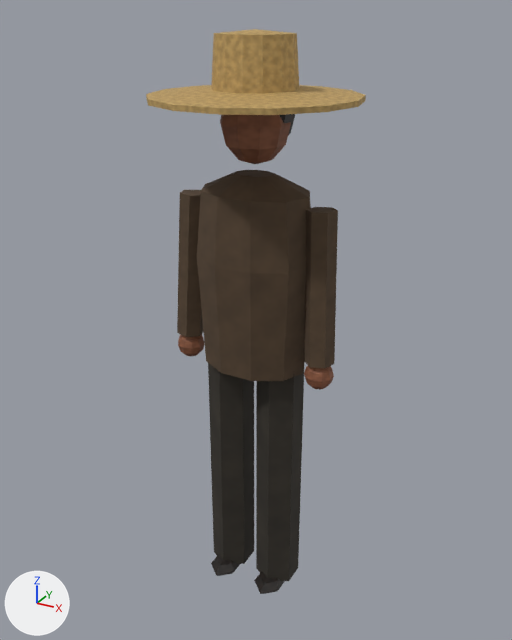
A saved change to the Blender file Modelos/Yasser/persona_hombre.blend.
The view is the same before and after, from a 50 mm lens placed at (0.978, -1.773, 1.89), pointed at (-0.013, 0.028, 0.99). The lights are fixed; the arrows at lower left show +X, +Y and +Z. The picture after the commit comes second.
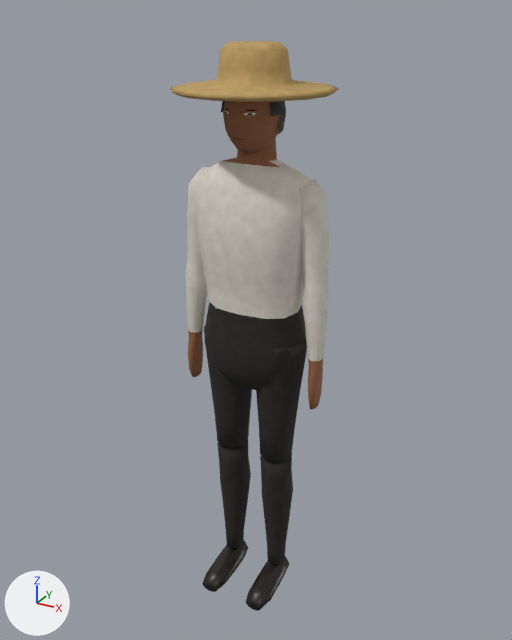
Location of each change, (x1, y1, x2, y2) in pixels of the pictures (512 x 640 px):
'Pieza', reshaped, moved, recoloured (19% taller): before (197, 170, 311, 381); after (195, 139, 311, 391)
'Pieza.001', deleted (brown): before (146, 29, 366, 115)
'Cylinder.001', deleted: before (256, 373, 304, 581)
'Cylinder', deleted: before (208, 363, 254, 564)
'Sombrero', added (brown): after (170, 41, 339, 102)
'BrazoIzq', added: after (298, 179, 329, 410)
'Cylinder.003', deleted (brown): before (305, 207, 338, 369)
'PiernaIzq', added: after (246, 453, 293, 611)
'PiernaDer', added: after (202, 440, 251, 592)
'MusloIzq', added: after (256, 334, 307, 462)
'Cylinder.002', deleted (brown): before (177, 190, 204, 337)
'BrazoDer', added: after (185, 167, 209, 377)
'Sphere.004', deleted (brown): before (220, 115, 291, 164)
'MusloDer', now drawn: after (204, 326, 252, 448)
'Cabeza', added (brown): after (223, 101, 282, 154)
'Sphere.003', deleted (brown): before (304, 366, 334, 390)
'Sphere.002', deleted (brown): before (178, 334, 204, 356)
'Sphere.001', deleted: before (254, 572, 285, 594)
'Sphere', deleted: before (211, 555, 240, 576)
'Pelo', added: after (221, 101, 286, 134)
'Sphere.005', deleted (mostly hidden): before (279, 114, 295, 135)
part 1 of me_t, deleted (brown): before (197, 170, 311, 381)
part 2 of me_t, added: after (195, 139, 311, 391)

Patch to the scene script:
```diff
--- a/Modelos/Yasser/persona_hombre.blend.py
+++ b/Modelos/Yasser/persona_hombre.blend.py
@@ me_t @@
-me_t.from_pydata(...)  # 40 vertices, 32 faces; spans x -0.19..0.19, y -0.136..0.136, z 0.86..1.46
-me_t.materials.append(mat_chamarra)  # picture img_chamarra_png
+me_t.from_pydata(...)  # 164 vertices, 162 faces; spans x -0.186..0.186, y -0.124..0.11, z -0.12..0.637
+# me_t part 1: the whole mesh is rebuilt
+# me_t part 2
+# 164 vertices are added at x -0.186..0.186, y -0.124..0.11, z -0.12..0.637
+# 57 new faces join them, mat_pantalon_negro (picture img_pantalon_negro_png)
+# 80 new faces join them, mat_camisa_blanca (picture img_camisa_blanca_png)
+# 25 new faces join them, mat_piel_media (picture img_piel_media_png)
+# me_t part 3: the surface is now shaded smooth
+me_t.materials.append(mat_pantalon_negro)  # picture img_pantalon_negro_png
+me_t.materials.append(mat_camisa_blanca)  # picture img_camisa_blanca_png
+me_t.materials.append(mat_piel_media)  # picture img_piel_media_png
@@ ob_cylinder @@
-ob_cylinder = bpy.data.objects.new('Cylinder', me_cylinder)
@@ ob_sphere @@
-ob_sphere = bpy.data.objects.new('Sphere', me_sphere)
@@ ob_cylinder_001 @@
-ob_cylinder_001 = bpy.data.objects.new('Cylinder.001', me_cylinder_001)
@@ ob_sphere_001 @@
-ob_sphere_001 = bpy.data.objects.new('Sphere.001', me_sphere_001)
@@ ob_pieza @@
 ob_pieza = bpy.data.objects.new('Pieza', me_t)
-ob_pieza.location = (0.0, 0.0, 0.0)
+ob_pieza.location = (0.0, 0.0, 0.92)
@@ ob_cylinder_002 @@
-ob_cylinder_002 = bpy.data.objects.new('Cylinder.002', me_cylinder_002)
@@ ob_sphere_002 @@
-ob_sphere_002 = bpy.data.objects.new('Sphere.002', me_sphere_002)
@@ ob_cylinder_003 @@
-ob_cylinder_003 = bpy.data.objects.new('Cylinder.003', me_cylinder_003)
@@ ob_sphere_003 @@
-ob_sphere_003 = bpy.data.objects.new('Sphere.003', me_sphere_003)
@@ ob_sphere_004 @@
-ob_sphere_004 = bpy.data.objects.new('Sphere.004', me_sphere_004)
@@ ob_sphere_005 @@
-ob_sphere_005 = bpy.data.objects.new('Sphere.005', me_sphere_005)
@@ ob_pieza_001 @@
-ob_pieza_001 = bpy.data.objects.new('Pieza.001', me_t_001)
@@ ob_piernader @@
+ob_piernader = bpy.data.objects.new('PiernaDer', me_piernader)  # 106 vertices, 102 faces; spans x -0.052..0.052, y -0.169..0.071, z -0.498..0.038; in mat_pantalon_negro (picture img_pantalon_negro_png), mat_zapato_negro (picture img_zapato_negro_png)
+ob_piernader.parent = ob_musloder
+ob_piernader.location = (-0.083, -0.008, 0.5)
@@ ob_musloder @@
+ob_musloder = bpy.data.objects.new('MusloDer', me_musloder)  # 54 vertices, 52 faces; spans x -0.086..0.086, y -0.086..0.086, z -0.376..0.045; in mat_pantalon_negro (picture img_pantalon_negro_png)
+ob_musloder.parent = ob_pieza
+ob_musloder.location = (-0.088, 0.0, 0.92)
@@ ob_piernaizq @@
+ob_piernaizq = bpy.data.objects.new('PiernaIzq', me_piernaizq)  # 106 vertices, 102 faces; spans x -0.052..0.052, y -0.169..0.071, z -0.498..0.038; in mat_pantalon_negro (picture img_pantalon_negro_png), mat_zapato_negro (picture img_zapato_negro_png)
+ob_piernaizq.parent = ob_musloizq
+ob_piernaizq.location = (0.083, -0.008, 0.5)
@@ ob_musloizq @@
+ob_musloizq = bpy.data.objects.new('MusloIzq', me_musloizq)  # 54 vertices, 52 faces; spans x -0.086..0.086, y -0.086..0.086, z -0.376..0.045; in mat_pantalon_negro (picture img_pantalon_negro_png)
+ob_musloizq.parent = ob_pieza
+ob_musloizq.location = (0.088, 0.0, 0.92)
@@ ob_brazoder @@
+ob_brazoder = bpy.data.objects.new('BrazoDer', me_brazoder)  # 124 vertices, 122 faces; spans x -0.067..0.065, y -0.054..0.049, z -0.666..0.03; in mat_camisa_blanca (picture img_camisa_blanca_png), mat_piel_media (picture img_piel_media_png)
+ob_brazoder.parent = ob_pieza
+ob_brazoder.location = (-0.175, 0.0, 1.43)
@@ ob_brazoizq @@
+ob_brazoizq = bpy.data.objects.new('BrazoIzq', me_brazoizq)  # 124 vertices, 122 faces; spans x -0.065..0.067, y -0.054..0.049, z -0.666..0.03; in mat_camisa_blanca (picture img_camisa_blanca_png), mat_piel_media (picture img_piel_media_png)
+ob_brazoizq.parent = ob_pieza
+ob_brazoizq.location = (0.175, 0.0, 1.43)
@@ ob_sombrero @@
+ob_sombrero = bpy.data.objects.new('Sombrero', me_sombrero)  # 130 vertices, 128 faces; spans x -0.23..0.23, y -0.244..0.216, z 0.146..0.273; in mat_sombrero_palma (picture img_sombrero_palma_png)
+ob_sombrero.parent = ob_cabeza
+ob_sombrero.location = (0.0, 0.008, 1.535)
@@ ob_cabeza @@
+ob_cabeza = bpy.data.objects.new('Cabeza', me_cabeza)  # 98 vertices, 96 faces; spans x -0.081..0.081, y -0.135..0.079, z -0.022..0.202; in mat_cara_hombre_media (picture img_cara_hombre_media_png)
+ob_cabeza.parent = ob_pieza
+ob_cabeza.location = (0.0, 0.008, 1.535)
@@ ob_pelo @@
+ob_pelo = bpy.data.objects.new('Pelo', me_pelo)  # 61 vertices, 50 faces; spans x -0.087..0.087, y -0.108..0.085, z 0.041..0.212; in mat_pelo_negro (picture img_pelo_negro_png)
+ob_pelo.parent = ob_cabeza
+ob_pelo.location = (0.0, 0.008, 1.535)
```
